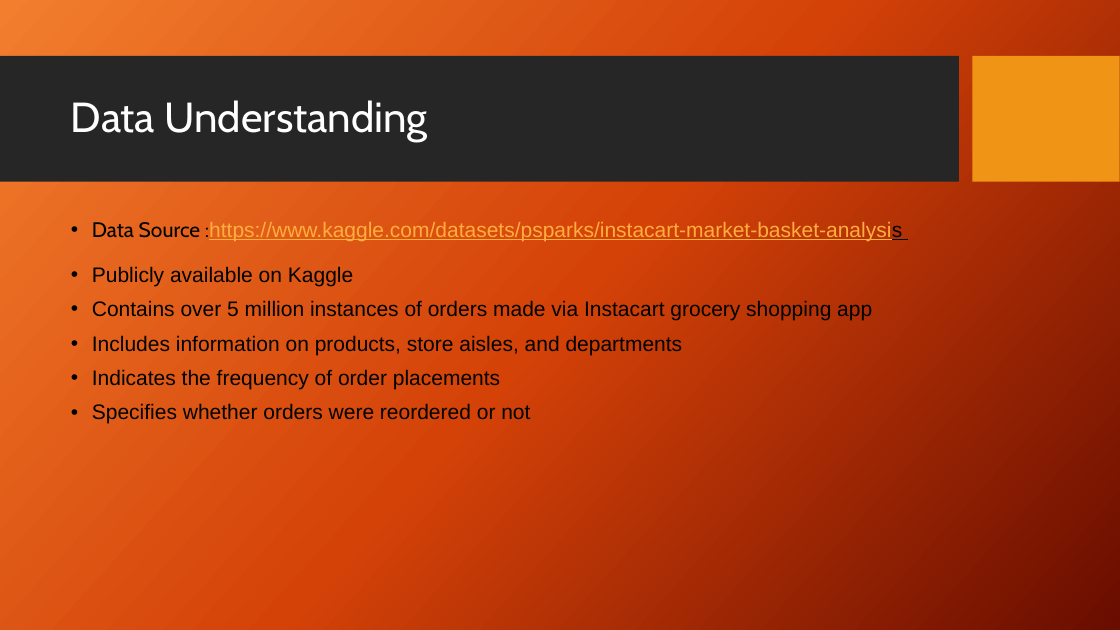
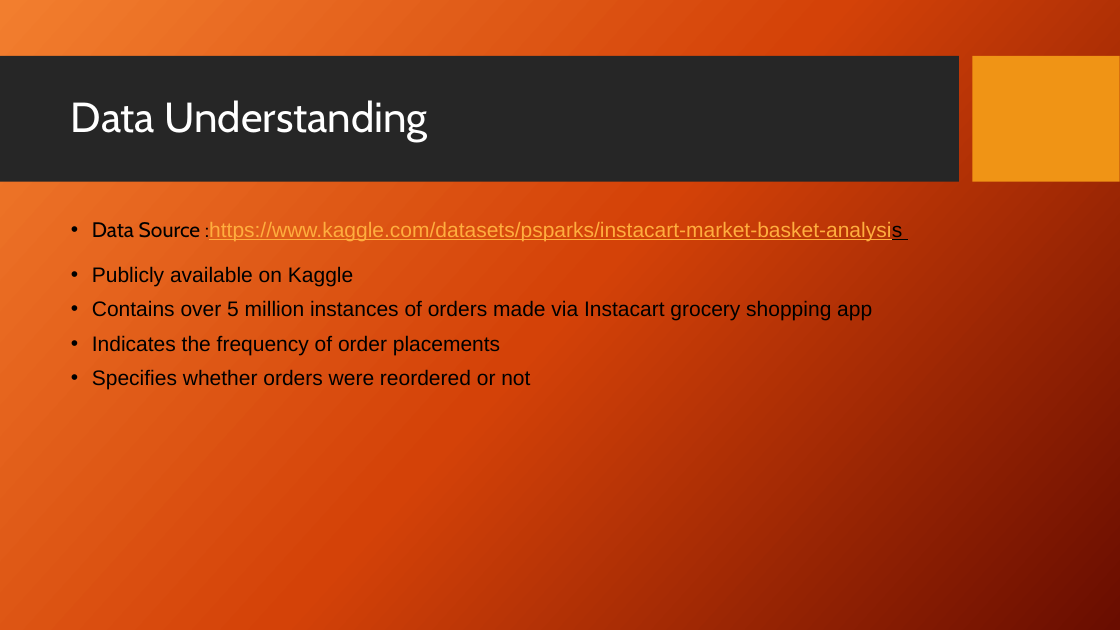
Before and after one commit to musairshad/Instacart-user-analysis, a slide deck: slide 3 of instacart basket analysis.pptx. Drawn at 1120x630 pixels with LibreOffice and Linux fonts; fonts in the diff are those of the drawing; background and template pictures are left out. Boxes give left, top, right and bottom in pixels: in the first picture for what was removed or moved away, otherwise in the second. Text is boxed around its words. In the diff, an @@ line names an element or a change of style, - is before the commit and + after.

```diff
--- a/instacart basket analysis.pptx
+++ b/instacart basket analysis.pptx
@@ text at box(92, 335, 683, 355): paragraph removed @@
-• Includes information on products, store aisles, and departments
```
Also in this commit, not shown: 7 other slides changed, 4 slides added, 1 slide removed, 17 other files.
